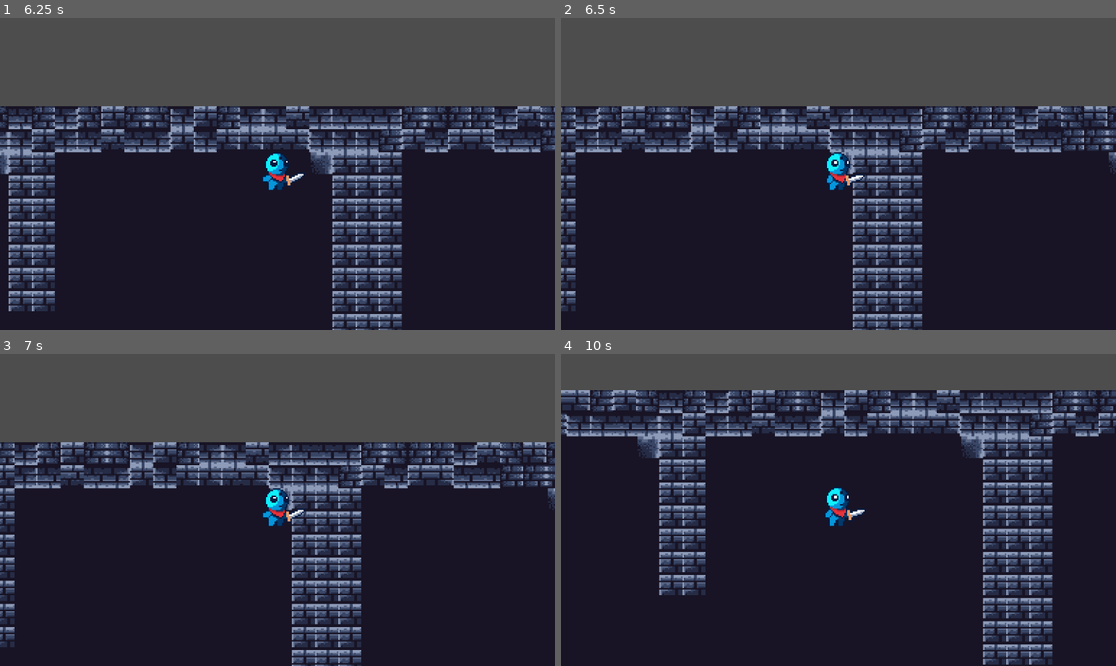
Above: before the commit, frames 1-4 (two rows, left to right).
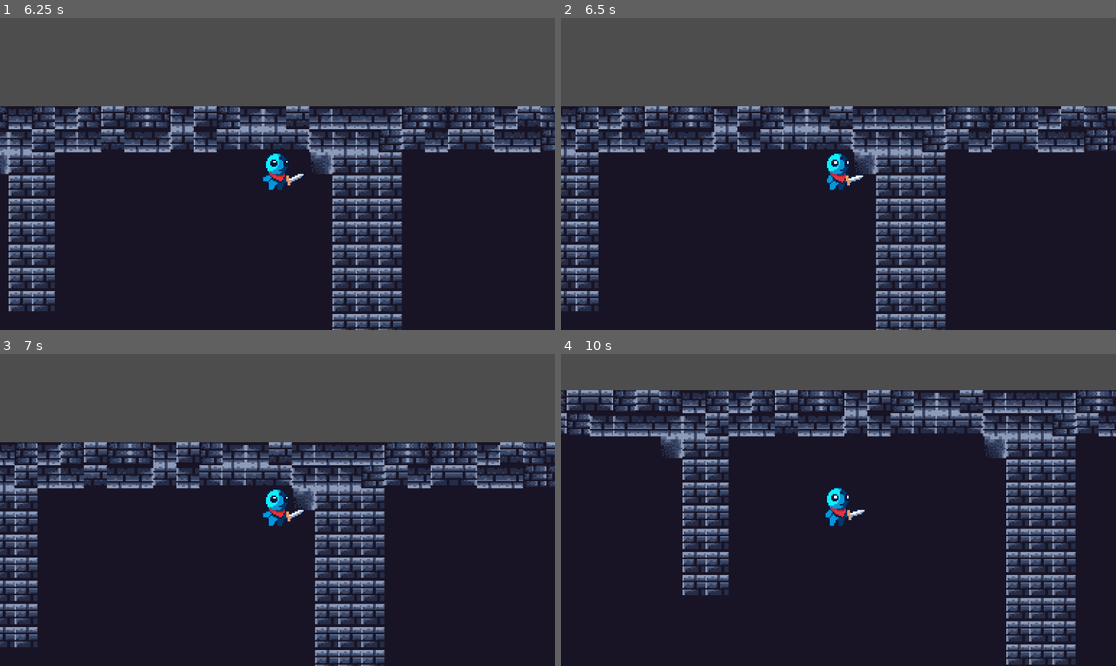
Above: after the commit, the same moments.

Repository: Tracychun13/twilight-tower
Game: Godot game, scene res://scenes/game.tscn
Two runs of this game, one before a commit and one after it. Both use one fixed random seed, a clock stepped at 60 frames per second and the inputs below.
Inputs:
- Up to frame 1 (6.25 s): hold W (up) 0.53-2.03 s; hold A (left) 2.03-3.53 s; hold S (down) 3.53-4.28 s; hold D (right) 4.28-5.03 s; hold W (up) 5.03-5.78 s; hold D (right) from 5.78 s (still down)
- Up to frame 2 (6.5 s): keep holding D (right)
- Up to frame 3 (7 s): keep holding D (right)
- Up to frame 4 (10 s): tap Enter at 7.25 s; tap Space at 8 s; release D (right) at 8.03 s; hold S (down) 8.03-8.78 s; hold A (left) 8.78-9.53 s; hold W (up) from 9.53 s (still down)

Frame 1 is identical in both runs. In frame 2, 13% of the frame differs, in the area x 0-100%, y 28-100%; in frame 3, 13%; in frame 4, 16%, in the area x 0-100%, y 11-100%.

Commit message:
fixed corner wall tile collision

Diff:
--- a/twilight-tower/scenes/game.tscn
+++ b/twilight-tower/scenes/game.tscn
@@ -50,8 +50,11 @@
 11:4/0 = 0
 12:4/0 = 0
 1:5/0 = 0
+1:5/0/physics_layer_0/polygon_0/points = PackedVector2Array(-8, -8, 8, -8, 8, 8, -8, 8)
 2:5/0 = 0
+2:5/0/physics_layer_0/polygon_0/points = PackedVector2Array(-8, -8, 8, -8, 8, 8, -8, 8)
 3:5/0 = 0
+3:5/0/physics_layer_0/polygon_0/points = PackedVector2Array(-8, -8, 8, -8, 8, 8, -8, 8)
 5:5/0 = 0
 6:5/0 = 0
 8:5/0 = 0
@@ -60,8 +63,10 @@
 11:5/0 = 0
 12:5/0 = 0
 1:6/0 = 0
+1:6/0/physics_layer_0/polygon_0/points = PackedVector2Array(-8, -8, 8, -8, 8, 8, -8, 8)
 2:6/0 = 0
 3:6/0 = 0
+3:6/0/physics_layer_0/polygon_0/points = PackedVector2Array(-8, -8, 8, -8, 8, 8, -8, 8)
 6:6/0 = 0
 7:6/0 = 0
 8:6/0 = 0
@@ -70,8 +75,11 @@
 11:6/0 = 0
 12:6/0 = 0
 1:7/0 = 0
+1:7/0/physics_layer_0/polygon_0/points = PackedVector2Array(-8, -8, 8, -8, 8, 8, -8, 8)
 2:7/0 = 0
+2:7/0/physics_layer_0/polygon_0/points = PackedVector2Array(-8, -8, 8, -8, 8, 8, -8, 8)
 3:7/0 = 0
+3:7/0/physics_layer_0/polygon_0/points = PackedVector2Array(-8, -8, 8, -8, 8, 8, -8, 8)
 6:7/0 = 0
 7:7/0 = 0
 8:7/0 = 0
--- a/twilight-tower/scripts/character.gd
+++ b/twilight-tower/scripts/character.gd
@@ -3,6 +3,7 @@
 
 const SPEED = 120.0
 @onready var sprite2d = $AnimatedSprite2D
+
 func get_input():
 	var input_direction = Input.get_vector("left", "right", "up", "down")
 	input_direction.normalized()
Not shown, changed: .DS_Store
